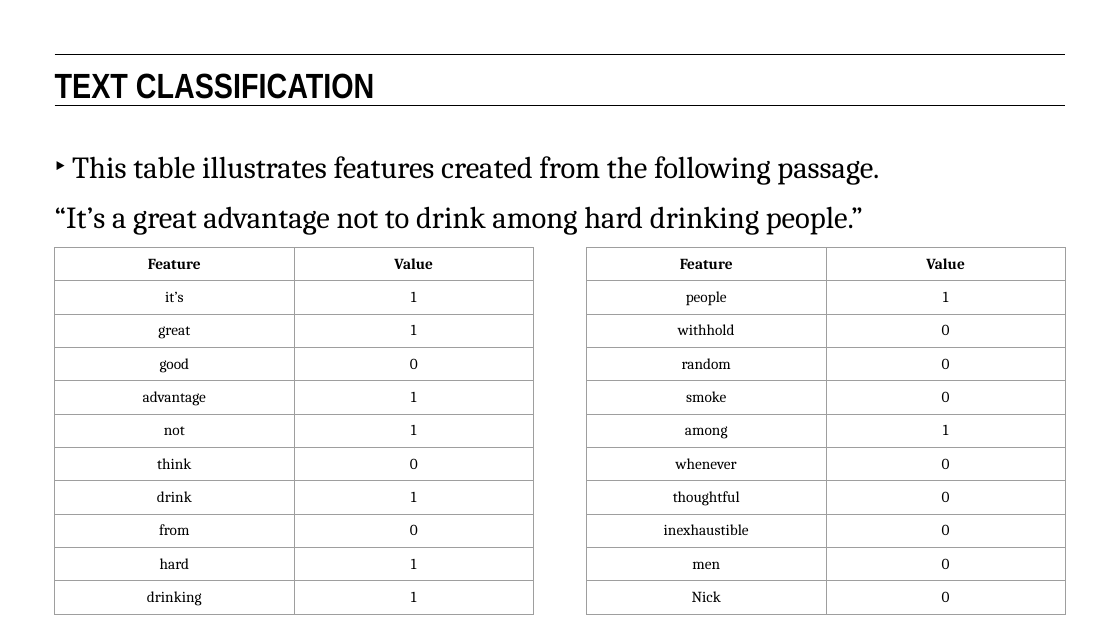
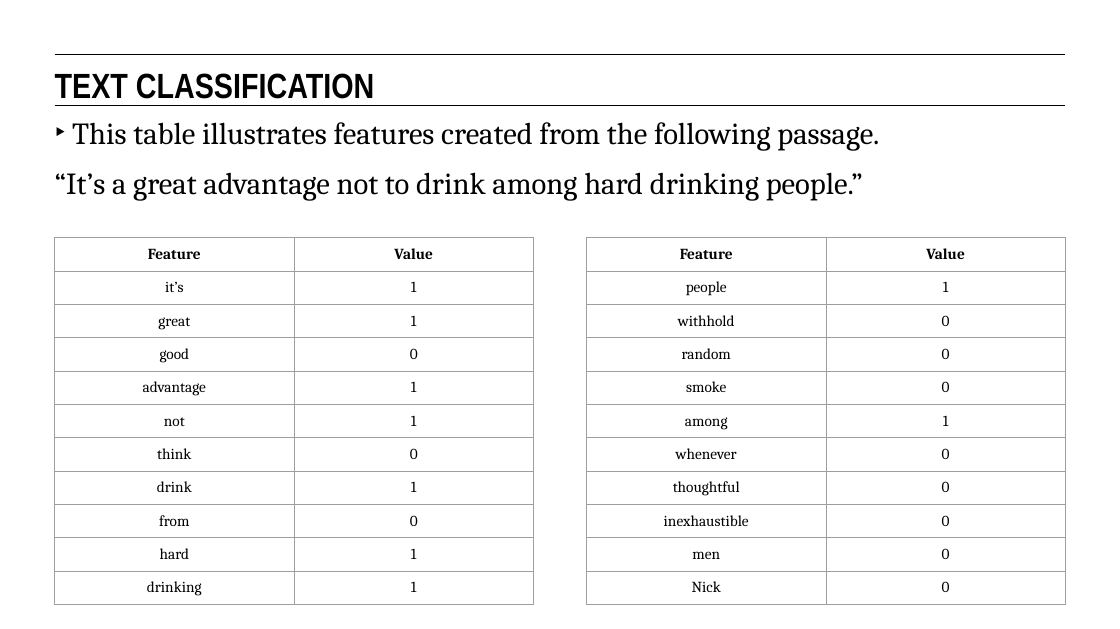
Before and after one commit to eflautt/ga-data-science, a slide deck: slide 39 of lessons/lesson-13/13-natural-language-processing-and-text-classification.pptx (slide 35 before the commit). Drawn at 1120x629 pixels with LibreOffice and Linux fonts; fonts in the diff are those of the drawing. Boxes give left, top, right and bottom in pixels: in the first picture for what was removed or moved away, otherwise in the second. Text is boxed around its words. In the diff, an @@ line names an element or a change of style, - is before the commit and + after.

```diff
--- a/lessons/lesson-13/13-natural-language-processing-and-text-classification.pptx
+++ b/lessons/lesson-13/13-natural-language-processing-and-text-classification.pptx
@@ text "This table illustrates features created ...": place and size @@
-text "This table illustrates features created ..." at (55,156,879,235)
+text "This table illustrates features created ..." at (55,122,879,201)
@@ table: place and size @@
-table at (54,247,533,623)
+table at (54,238,533,614)
@@ table: place and size @@
-table at (587,247,1066,623)
+table at (587,238,1066,614)
```
Also in this commit, not shown: 15 other slides changed, 5 slides added.
